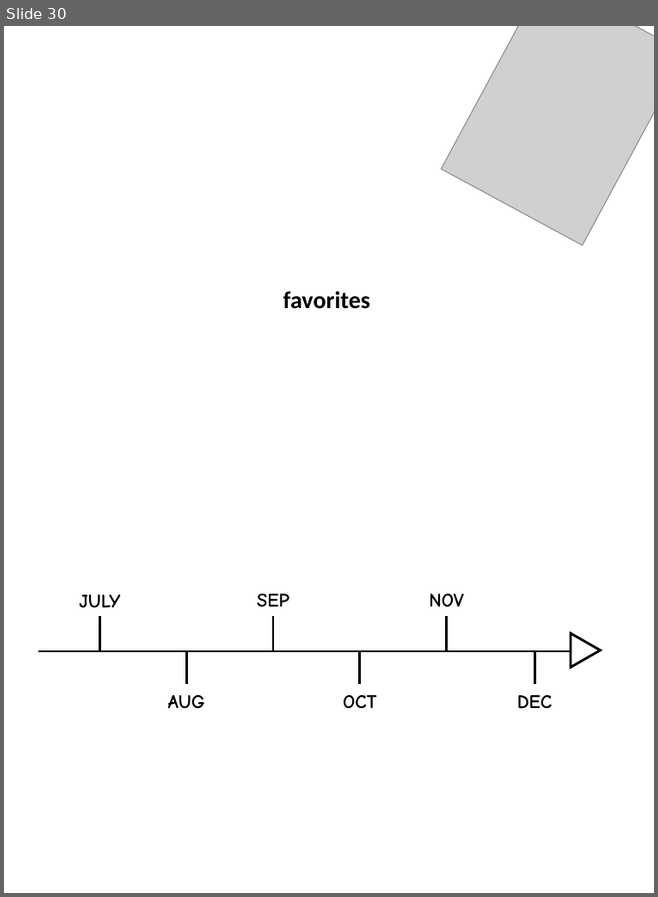
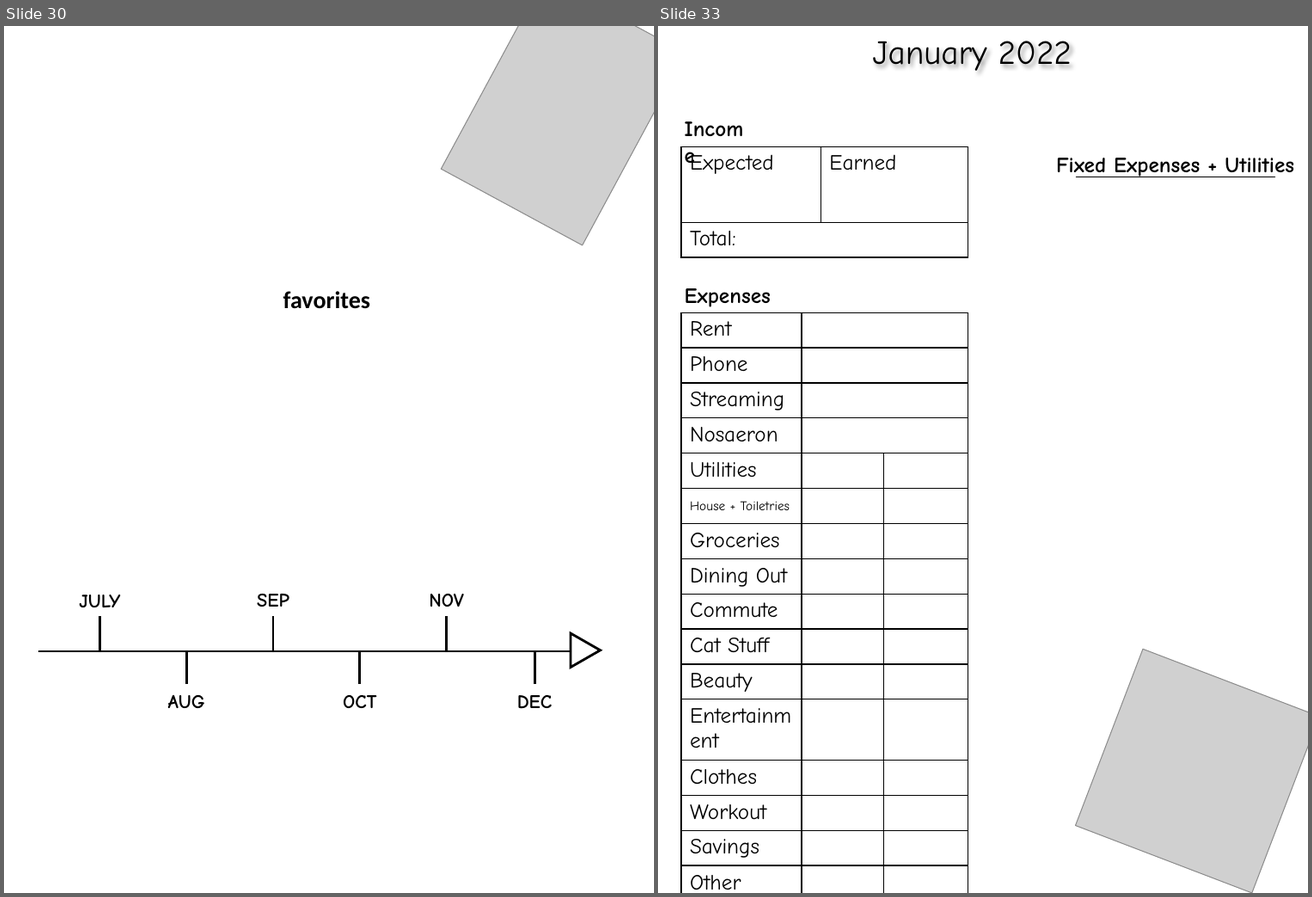
Before and after one commit to cds70409/cds70409.github.io, a slide deck: bujo_printouts.pptx. Shown side by side, each under a label of ours: slide 30 before the commit, slides 30 and 33 after it; the slides between them are not shown. The pictures are 658x897 and 1312x897 pixels, drawn with LibreOffice and Linux fonts; fonts in the diff are those of the drawing; grey boxes stand for pictures. Boxes give left, top, right and bottom in pixels: in the first picture for what was removed or moved away, otherwise in the second. Text is boxed around its words. In the diff, an @@ line names an element or a change of style, - is before the commit and + after.

```diff
--- a/bujo_printouts.pptx
+++ b/bujo_printouts.pptx
@@ slide 33 added at [658,26,1308,893], background #FFFFFF @@
@@ text added at [873,41,1072,71], 28 pt, text #000000 @@
+January 2022
@@ text added at [676,111,759,146], 18 pt, text #000000, bold @@
+Income
@@ table added at [681,146,968,257], 2 rows, 2 columns @@
+Expected | Earned
+Total: | 
@@ text added at [1056,158,1294,177], 18 pt, text #000000, bold @@
+Fixed Expenses + Utilities
@@ line added from (1076, 176) to (1275, 176), #000000 0.5 pt @@
@@ text added at [685,288,771,307], 18 pt, text #000000, bold @@
+Expenses
@@ table added at [681,313,968,893], 16 rows, 3 columns @@
+Rent |  | 
+Phone |  | 
+Streaming |  | 
+Nosaeron |  | 
+Utilities |  | 
+House + Toiletries |  | 
+Groceries |  | 
+Dining Out |  | 
+Commute |  | 
+Cat Stuff |  | 
+Beauty |  | 
+Entertainment |  | 
+Clothes |  | 
+Workout |  | 
+Savings |  | 
+Other |  | 
@@ picture added at [1075,649,1308,893] @@
```
Also in this commit, not shown: 1 slide changed, 3 other slides added.
